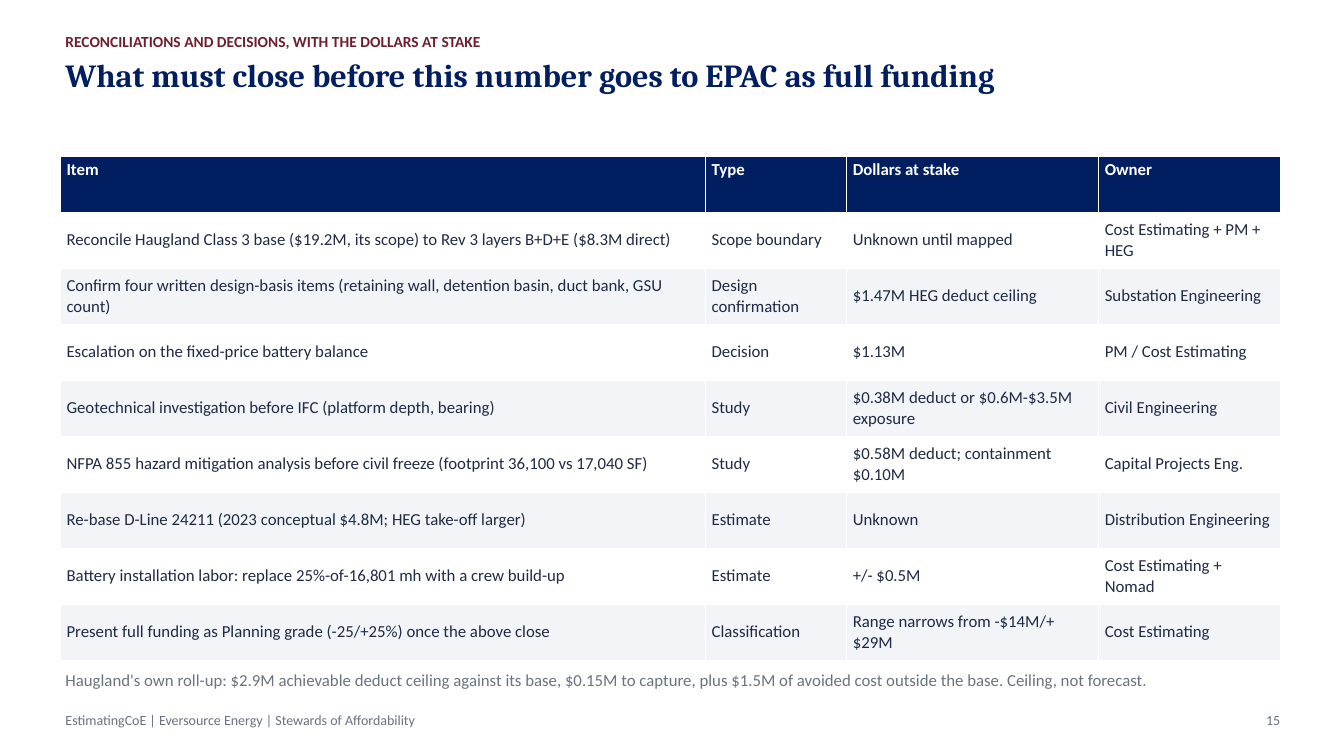
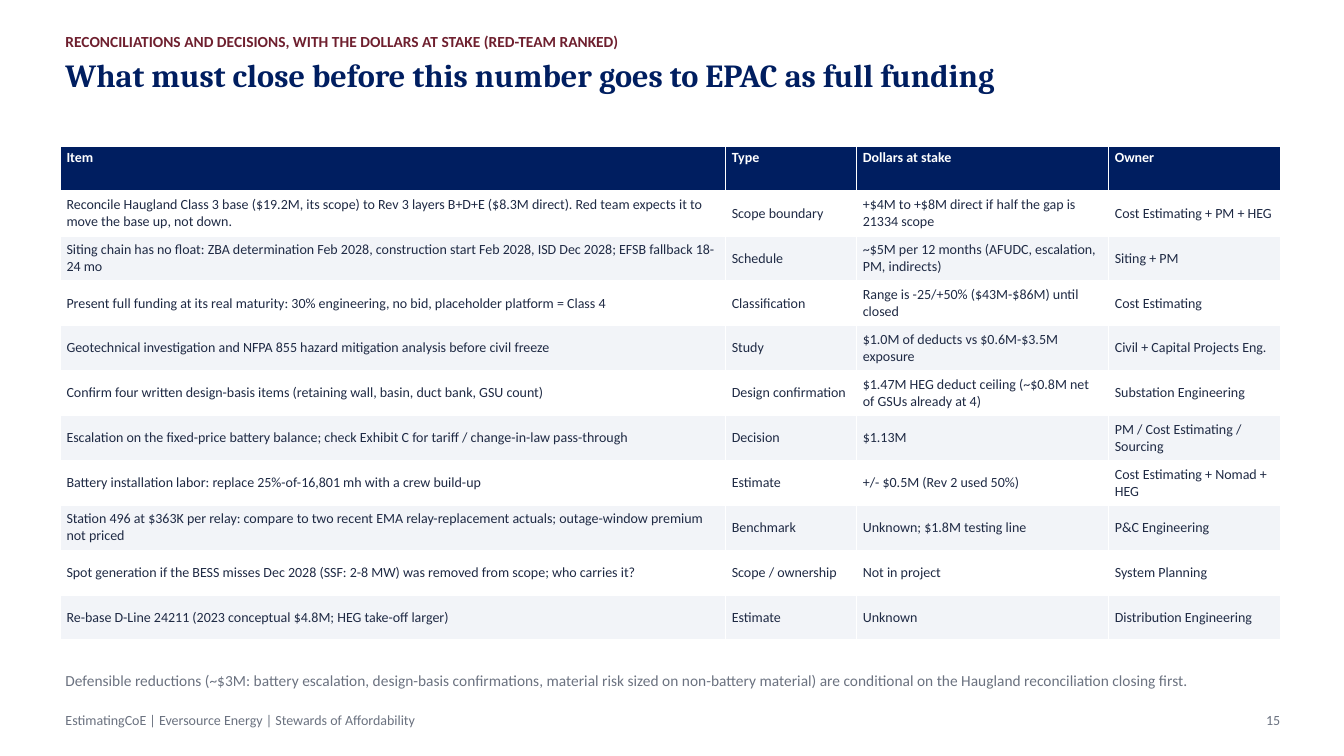
Before and after one commit to gbassaragh/BESS, a slide deck: slide 15 of Hyde Park BESS/6) Cost Analysis Deliverables/Hyde Park BESS - Cost Analysis Deck.pptx. Drawn at 1344x756 pixels with LibreOffice and Linux fonts; fonts in the diff are those of the drawing. Boxes give left, top, right and bottom in pixels: in the first picture for what was removed or moved away, otherwise in the second. Text is boxed around its words. In the diff, an @@ line names an element or a change of style, - is before the commit and + after.

```diff
--- a/Hyde Park BESS/6) Cost Analysis Deliverables/Hyde Park BESS - Cost Analysis Deck.pptx
+++ b/Hyde Park BESS/6) Cost Analysis Deliverables/Hyde Park BESS - Cost Analysis Deck.pptx
@@ text at (65, 36, 619, 49): text changed @@
-RECONCILIATIONS AND DECISIONS, WITH THE DOLLARS AT STAKE
+RECONCILIATIONS AND DECISIONS, WITH THE DOLLARS AT STAKE (RED-TEAM RANKED)
@@ table at (60, 146, 1280, 640) @@
-row 2: Reconcile Haugland Class 3 base ($19.2M, its scope) to Rev 3 layers B+D+E ($8.3M direct) | Scope boundary | Unknown until mapped | Cost Estimating + PM + HEG
-row 3: Confirm four written design-basis items (retaining wall, detention basin, duct bank, GSU count) | Design confirmation | $1.47M HEG deduct ceiling | Substation Engineering
-row 4: Escalation on the fixed-price battery balance | Decision | $1.13M | PM / Cost Estimating
-row 5: Geotechnical investigation before IFC (platform depth, bearing) | Study | $0.38M deduct or $0.6M-$3.5M exposure | Civil Engineering
-row 6: NFPA 855 hazard mitigation analysis before civil freeze (footprint 36,100 vs 17,040 SF) | Study | $0.58M deduct; containment $0.10M | Capital Projects Eng.
+row 2: Reconcile Haugland Class 3 base ($19.2M, its scope) to Rev 3 layers B+D+E ($8.3M direct). Red team expects it to move the base up, not down. | Scope boundary | +$4M to +$8M direct if half the gap is 21334 scope | Cost Estimating + PM + HEG
+row 3: Siting chain has no float: ZBA determination Feb 2028, construction start Feb 2028, ISD Dec 2028; EFSB fallback 18-24 mo | Schedule | ~$5M per 12 months (AFUDC, escalation, PM, indirects) | Siting + PM
+row 4: Present full funding at its real maturity: 30% engineering, no bid, placeholder platform = Class 4 | Classification | Range is -25/+50% ($43M-$86M) until closed | Cost Estimating
+row 5: Geotechnical investigation and NFPA 855 hazard mitigation analysis before civil freeze | Study | $1.0M of deducts vs $0.6M-$3.5M exposure | Civil + Capital Projects Eng.
+row 6: Confirm four written design-basis items (retaining wall, basin, duct bank, GSU count) | Design confirmation | $1.47M HEG deduct ceiling (~$0.8M net of GSUs already at 4) | Substation Engineering
+row 7: Escalation on the fixed-price battery balance; check Exhibit C for tariff / change-in-law pass-through | Decision | $1.13M | PM / Cost Estimating / Sourcing
+row 8: Battery installation labor: replace 25%-of-16,801 mh with a crew build-up | Estimate | +/- $0.5M (Rev 2 used 50%) | Cost Estimating + Nomad + HEG
+row 9: Station 496 at $363K per relay: compare to two recent EMA relay-replacement actuals; outage-window premium not priced | Benchmark | Unknown; $1.8M testing line | P&C Engineering
+row 10: Spot generation if the BESS misses Dec 2028 (SSF: 2-8 MW) was removed from scope; who carries it? | Scope / ownership | Not in project | System Planning
-row 8: Battery installation labor: replace 25%-of-16,801 mh with a crew build-up | Estimate | +/- $0.5M | Cost Estimating + Nomad
-row 9: Present full funding as Planning grade (-25/+25%) once the above close | Classification | Range narrows from -$14M/+$29M | Cost Estimating
@@ table: place and size @@
-table at (60, 156, 1280, 660)
+table at (60, 146, 1280, 640)
@@ text at (65, 675, 1187, 689): text changed; size 12 to 11 pt @@
-Haugland's own roll-up: $2.9M achievable deduct ceiling against its base, $0.15M to capture, plus $1.5M of avoided cost outside the base. Ceiling, not forecast.
+Defensible reductions (~$3M: battery escalation, design-basis confirmations, material risk sized on non-battery material) are conditional on the Haugland reconciliation closing first.
```
Also in this commit, not shown: 4 other slides changed, 3 slides added, 12 other files.
